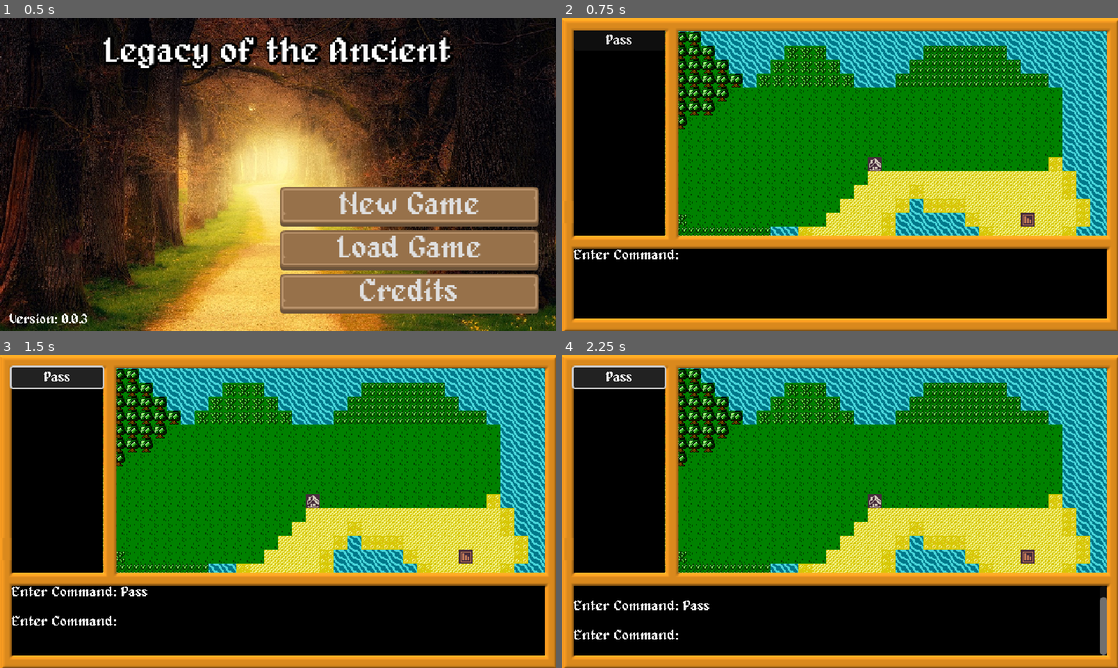
Above: before the commit, frames 1-4 (two rows, left to right).
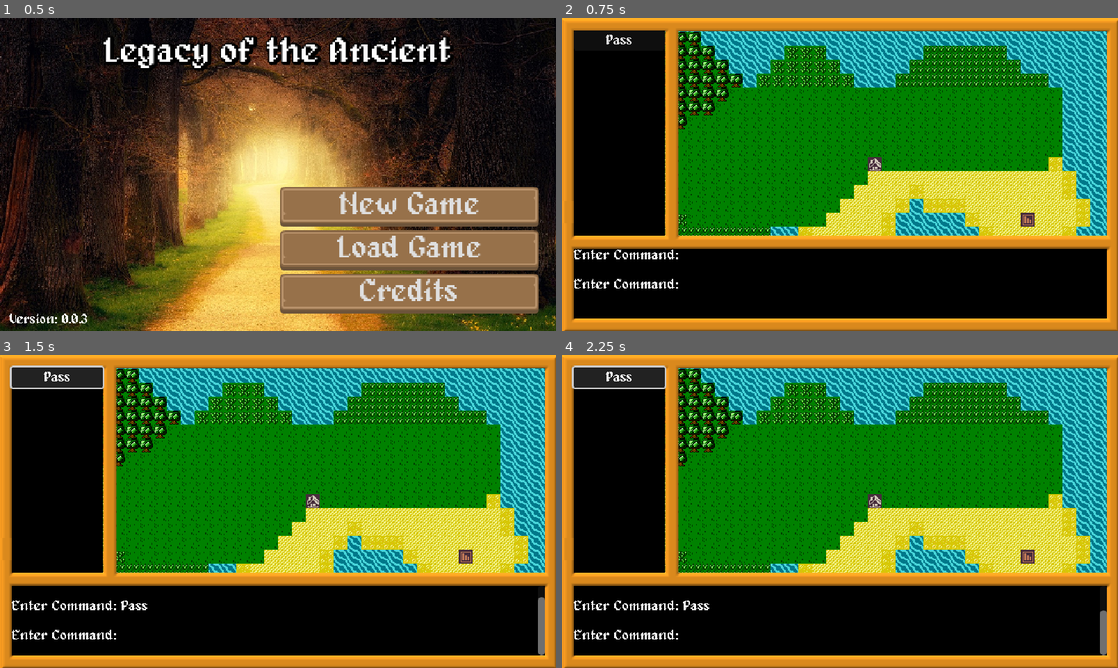
Above: after the commit, the same moments.

Repository: prabhudeba1111/Godot-RPG
Game: Godot game, scene res://scenes/ui/title_screen.tscn
The game is run twice, just before and just after one commit, with the same random seed, the same clock (stepped at 60 frames per second) and the same inputs.
Inputs:
- Up to frame 1 (0.5 s): no input
- Up to frame 2 (0.75 s): click "New Game" at 0.5 s
- Up to frame 3 (1.5 s): click "Pass" at 1.25 s
- Up to frame 4 (2.25 s): click "Pass" at 2 s

Frame 1 is identical in both runs. In frame 2, 0.2% of the frame differs, in the area x 2-21%, y 83-87%; in frame 3, 1.1%, in the area x 2-98%, y 74-96%; in frame 4, less than 0.1%.

Commit message:
spawn player

Diff:
--- /dev/null
+++ b/Scenes/Game/Entities/mob.tscn
@@ -0,0 +1,143 @@
+[gd_scene load_steps=21 format=3 uid="uid://ditrjvwlufaee"]
+
+[ext_resource type="Script" uid="uid://0q62xv56ji0b" path="res://Scripts/Game/Entities/mob.gd" id="1_epucs"]
+[ext_resource type="Texture2D" uid="uid://byx166hd5b3as" path="res://Assets/GFX/Game/Maps/Entities/Player/Idle/Untitled-0_0.png" id="1_mrie1"]
+[ext_resource type="Texture2D" uid="uid://gm5dhmls0klm" path="res://Assets/GFX/Game/Maps/Entities/Player/WalkLeft/Untitled-3_0.png" id="2_epucs"]
+[ext_resource type="Texture2D" uid="uid://cio1xyswbao5j" path="res://Assets/GFX/Game/Maps/Entities/Player/WalkRight/Untitled-3_0.png" id="3_m2j71"]
+[ext_resource type="Texture2D" uid="uid://vu0jihe8b75u" path="res://Assets/GFX/Game/Maps/Entities/Player/WalkUp/Untitled-2_1.png" id="4_mmvho"]
+[ext_resource type="Texture2D" uid="uid://puqpn3m0ejv1" path="res://Assets/GFX/Game/Maps/Entities/Player/WalkDown/Untitled-2_0.png" id="5_d6jx0"]
+[ext_resource type="Texture2D" uid="uid://bel7ltrdmhvx3" path="res://Assets/GFX/Game/Maps/Entities/Player/WalkDown/Untitled-2_1.png" id="6_ihuqq"]
+[ext_resource type="Texture2D" uid="uid://bvallk0cswtnq" path="res://Assets/GFX/Game/Maps/Entities/Player/WalkDown/Untitled-2_2.png" id="7_fgldo"]
+[ext_resource type="Texture2D" uid="uid://b4ptv7ts0nlhu" path="res://Assets/GFX/Game/Maps/Entities/Player/WalkDown/Untitled-2_3.png" id="8_q1iyc"]
+[ext_resource type="Texture2D" uid="uid://ddw1m0c2pby4c" path="res://Assets/GFX/Game/Maps/Entities/Player/WalkLeft/Untitled-3_1.png" id="9_d2jgo"]
+[ext_resource type="Texture2D" uid="uid://brsuvqye8vfji" path="res://Assets/GFX/Game/Maps/Entities/Player/WalkLeft/Untitled-3_2.png" id="10_fjg2e"]
+[ext_resource type="Texture2D" uid="uid://cnnbbvgvnprqv" path="res://Assets/GFX/Game/Maps/Entities/Player/WalkLeft/Untitled-3_3.png" id="11_8s6nl"]
+[ext_resource type="Texture2D" uid="uid://by38ifhhoq0iv" path="res://Assets/GFX/Game/Maps/Entities/Player/WalkRight/Untitled-3_1.png" id="12_pal2e"]
+[ext_resource type="Texture2D" uid="uid://cooxpasywe0a6" path="res://Assets/GFX/Game/Maps/Entities/Player/WalkRight/Untitled-3_2.png" id="13_yj7b3"]
+[ext_resource type="Texture2D" uid="uid://byqc5gd0r2ija" path="res://Assets/GFX/Game/Maps/Entities/Player/WalkRight/Untitled-3_3.png" id="14_5nptd"]
+[ext_resource type="Texture2D" uid="uid://svg30tifp74r" path="res://Assets/GFX/Game/Maps/Entities/Player/WalkUp/Untitled-2_0.png" id="15_tcj81"]
+[ext_resource type="Texture2D" uid="uid://cpw3bdg07t8s7" path="res://Assets/GFX/Game/Maps/Entities/Player/WalkUp/Untitled-2_2.png" id="16_nlhmx"]
+[ext_resource type="Texture2D" uid="uid://b2068kd1mmpsh" path="res://Assets/GFX/Game/Maps/Entities/Player/WalkUp/Untitled-2_3.png" id="17_vwtkw"]
+
+[sub_resource type="AtlasTexture" id="AtlasTexture_d0k63"]
+atlas = ExtResource("1_mrie1")
+region = Rect2(0, 0, 16, 16)
+
+[sub_resource type="SpriteFrames" id="SpriteFrames_e6uy3"]
+animations = [{
+"frames": [{
+"duration": 1.0,
+"texture": SubResource("AtlasTexture_d0k63")
+}],
+"loop": true,
+"name": &"idle_down",
+"speed": 5.0
+}, {
+"frames": [{
+"duration": 1.0,
+"texture": ExtResource("2_epucs")
+}],
+"loop": true,
+"name": &"idle_left",
+"speed": 5.0
+}, {
+"frames": [{
+"duration": 1.0,
+"texture": ExtResource("3_m2j71")
+}],
+"loop": true,
+"name": &"idle_right",
+"speed": 5.0
+}, {
+"frames": [{
+"duration": 1.0,
+"texture": ExtResource("4_mmvho")
+}],
+"loop": true,
+"name": &"idle_up",
+"speed": 5.0
+}, {
+"frames": [{
+"duration": 1.0,
+"texture": ExtResource("5_d6jx0")
+}, {
+"duration": 1.0,
+"texture": ExtResource("6_ihuqq")
+}, {
+"duration": 1.0,
+"texture": ExtResource("7_fgldo")
+}, {
+"duration": 1.0,
+"texture": ExtResource("8_q1iyc")
+}],
+"loop": true,
+"name": &"walk_down",
+"speed": 5.0
+}, {
+"frames": [{
+"duration": 1.0,
+"texture": ExtResource("2_epucs")
+}, {
+"duration": 1.0,
+"texture": ExtResource("9_d2jgo")
+}, {
+"duration": 1.0,
+"texture": ExtResource("10_fjg2e")
+}, {
+"duration": 1.0,
+"texture": ExtResource("11_8s6nl")
+}],
+"loop": true,
+"name": &"walk_left",
+"speed": 5.0
+}, {
+"frames": [{
+"duration": 1.0,
+"texture": ExtResource("3_m2j71")
+}, {
+"duration": 1.0,
+"texture": ExtResource("12_pal2e")
+}, {
+"duration": 1.0,
+"texture": ExtResource("13_yj7b3")
+}, {
+"duration": 1.0,
+"texture": ExtResource("14_5nptd")
+}],
+"loop": true,
+"name": &"walk_right",
+"speed": 5.0
+}, {
+"frames": [{
+"duration": 1.0,
+"texture": ExtResource("15_tcj81")
+}, {
+"duration": 1.0,
+"texture": ExtResource("4_mmvho")
+}, {
+"duration": 1.0,
+"texture": ExtResource("16_nlhmx")
+}, {
+"duration": 1.0,
+"texture": ExtResource("17_vwtkw")
+}],
+"loop": true,
+"name": &"walk_up",
+"speed": 5.0
+}]
+
+[node name="Mob" type="Node2D"]
+script = ExtResource("1_epucs")
+
+[node name="AnimatedSprite2D" type="AnimatedSprite2D" parent="."]
+position = Vector2(8, 8)
+sprite_frames = SubResource("SpriteFrames_e6uy3")
+animation = &"idle_down"
+
+[node name="CollisionRayCast_1" type="RayCast2D" parent="."]
+position = Vector2(8, 8)
+target_position = Vector2(0, 16)
+
+[node name="CollisionRayCast_2" type="RayCast2D" parent="."]
+position = Vector2(8, 8)
+target_position = Vector2(0, 16)
--- /dev/null
+++ b/Scenes/Game/Entities/player.tscn
@@ -0,0 +1,7 @@
+[gd_scene load_steps=3 format=3 uid="uid://dbht2ap72122l"]
+
+[ext_resource type="PackedScene" uid="uid://ditrjvwlufaee" path="res://Scenes/Game/Entities/mob.tscn" id="1_5omxp"]
+[ext_resource type="Script" uid="uid://bdvxiqc46vlev" path="res://Scripts/Game/Entities/player.gd" id="2_ej8la"]
+
+[node name="Player" instance=ExtResource("1_5omxp")]
+script = ExtResource("2_ej8la")
--- a/Scenes/Game/game_screen.tscn
+++ b/Scenes/Game/game_screen.tscn
@@ -1,21 +1,26 @@
-[gd_scene load_steps=6 format=3 uid="uid://bj4orh2ii1frn"]
+[gd_scene load_steps=7 format=3 uid="uid://bj4orh2ii1frn"]
 
 [ext_resource type="Script" uid="uid://dfge6tuyfa4uh" path="res://Scripts/Game/game_screen.gd" id="1_kye4h"]
 [ext_resource type="Script" uid="uid://b0ths3g6l3snx" path="res://Scripts/Game/Commands/command_processor.gd" id="2_3nf1g"]
 [ext_resource type="Texture2D" uid="uid://cjcs23cvy6owv" path="res://Assets/GFX/UI/main_frame.png" id="2_boosj"]
+[ext_resource type="Script" uid="uid://tmqpgbexhlqv" path="res://Scripts/Game/Maps/map_container.gd" id="3_2aihf"]
 [ext_resource type="FontFile" uid="uid://cxsdfwyre6pgl" path="res://Assets/Fonts/alagard_by_pix3m-d6awiwp.ttf" id="3_3nf1g"]
 [ext_resource type="Script" uid="uid://b76jj4hx82rsp" path="res://Scripts/UI/BottomDisplay/bottom_display.gd" id="5_w6uax"]
 
 [node name="Game" type="Node" node_paths=PackedStringArray("map")]
 script = ExtResource("1_kye4h")
-map = NodePath("Map")
+map = NodePath("MapContainer")
 
 [node name="CommandProcessor" type="Timer" parent="."]
 wait_time = 5.0
 autostart = true
 script = ExtResource("2_3nf1g")
 
-[node name="Map" type="Node" parent="."]
+[node name="MapContainer" type="Node" parent="." node_paths=PackedStringArray("entities")]
+script = ExtResource("3_2aihf")
+entities = NodePath("Entities")
+
+[node name="Entities" type="Node" parent="MapContainer"]
 
 [node name="UI" type="Control" parent="."]
 layout_mode = 3
--- a/Scripts/Game/Commands/command_dispatcher.gd
+++ b/Scripts/Game/Commands/command_dispatcher.gd
@@ -9,3 +9,5 @@
 signal display_message(message)
 signal display_command_prompt
 signal display_clear
+
+signal load_map(currentMap, newMapPath, spawnPoint, facing)
--- /dev/null
+++ b/Scripts/Game/Entities/mob.gd
@@ -0,0 +1,5 @@
+class_name Mob
+extends Node2D
+
+@export var collisionRay_1 :  RayCast2D
+@export var collisionRay_2 :  RayCast2D
--- /dev/null
+++ b/Scripts/Game/Entities/player.gd
@@ -0,0 +1,11 @@
+extends Mob
+
+
+# Called when the node enters the scene tree for the first time.
+func _ready() -> void:
+	pass # Replace with function body.
+
+
+# Called every frame. 'delta' is the elapsed time since the previous frame.
+func _process(delta: float) -> void:
+	pass
--- a/Scripts/Game/Maps/map.gd
+++ b/Scripts/Game/Maps/map.gd
@@ -2,3 +2,16 @@
 extends TileMapLayer
 
 enum Directions {North, East, West, South}
+
+@export var default_player_start_position :Vector2i
+
+var player
+
+func spawn_player_at_position(position, facing):
+	var spawn_position :Vector2i
+	if position:
+		spawn_position = position
+	else:
+		spawn_position = default_player_start_position
+
+	player.position = Vector2(spawn_position.x + 16, spawn_position.y + 16)
--- a/Scripts/Game/Maps/map2d.gd
+++ b/Scripts/Game/Maps/map2d.gd
@@ -3,6 +3,7 @@
 
 func _ready() -> void:
 	print(get_terrain_data_for_tile(0, "TerrainType", 6, 6))
+
 
 func get_terrain_data_for_tile(layer, data, x, y):
 	var tile :TileData = get_cell_tile_data(Vector2i(x, y))
@@ -11,3 +12,11 @@
 		return tile.get_custom_data(data)
 	else:
 		return null
+
+
+func spawn_player_at_position(position, facing):
+	player = load("res://Scenes/Game/Entities/player.tscn").instantiate()
+
+	super.spawn_player_at_position(position, facing)
+
+	return player
--- /dev/null
+++ b/Scripts/Game/Maps/map_container.gd
@@ -0,0 +1,23 @@
+extends Node
+
+@export var entities : Node
+
+var map
+
+func _ready() -> void:
+	CommandDispatcher.load_map.connect(load_map)
+
+
+func load_map(newMapPath :String, spawnPoint, facing) -> void:
+	CommandDispatcher.pause_processor.emit()
+
+	if map:
+		map.queue_free()
+
+	map = load(newMapPath).instantiate()
+
+	add_child(map)
+	entities.add_child(map.spawn_player_at_position(spawnPoint, facing))
+
+	GameManager.currentMapPath = newMapPath
+	CommandDispatcher.wait_for_command.emit()
--- a/Scripts/Game/game_screen.gd
+++ b/Scripts/Game/game_screen.gd
@@ -5,7 +5,7 @@
 
 
 func _ready() -> void:
-	map.add_child(load(GameManager.currentMapPath).instantiate())
+	CommandDispatcher.load_map.emit(GameManager.defaultMapPath, null, Map.Directions.North)
 	CommandDispatcher.wait_for_command.emit()
 
 
Not shown, added: Scripts/Game/Entities/mob.gd.uid
Not shown, added: Scripts/Game/Entities/player.gd.uid
Not shown, added: Scripts/Game/Maps/map_container.gd.uid
